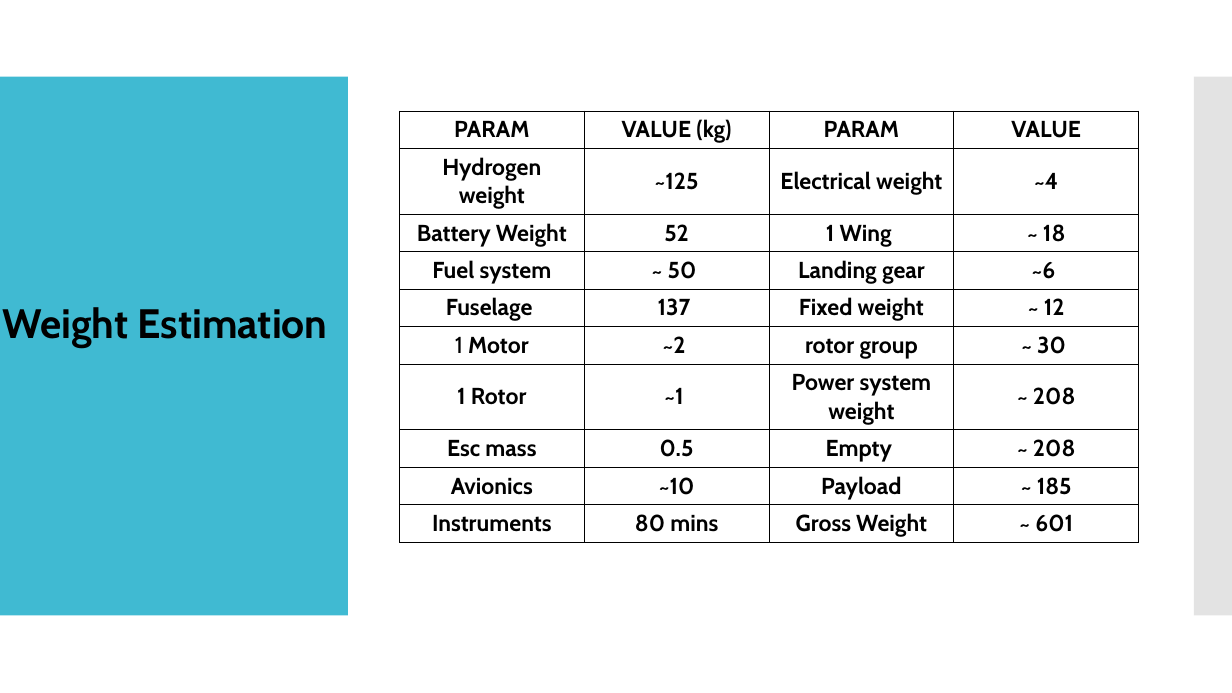
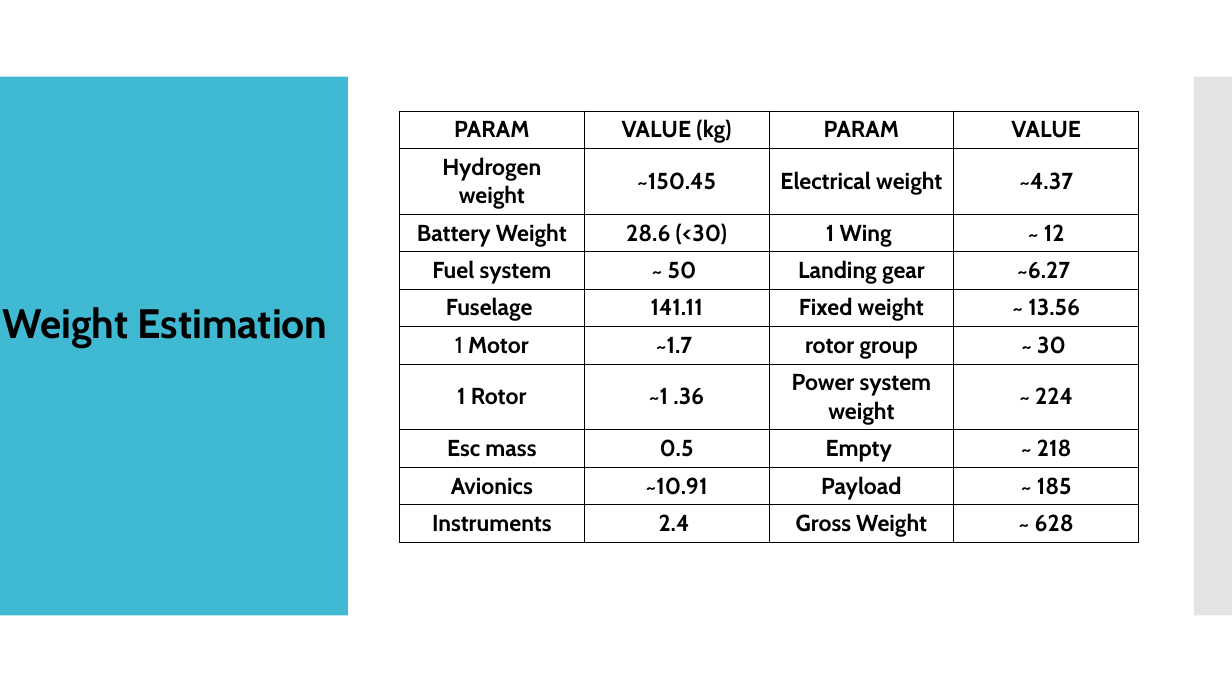
Before and after one commit to s-ritwik/VFS_IIT_KANPUR, a slide deck: slide 28 of BEMT_results/VFS performance validation.pptx. Drawn at 1232x693 pixels with LibreOffice and Linux fonts; fonts in the diff are those of the drawing. Boxes give left, top, right and bottom in pixels: in the first picture for what was removed or moved away, otherwise in the second. Text is boxed around its words. In the diff, an @@ line names an element or a change of style, - is before the commit and + after.

```diff
--- a/BEMT_results/VFS performance validation.pptx
+++ b/BEMT_results/VFS performance validation.pptx
@@ table at [399, 111, 1139, 541] @@
-row 2, column 2: ~125
+row 2, column 2: ~150.45
-row 2, column 4: ~4
+row 2, column 4: ~4.37
-row 3, column 2: 52
+row 3, column 2: 28.6 (<30)
-row 3, column 4: ~ 18
+row 3, column 4: ~ 12
-row 4, column 4: ~6
+row 4, column 4: ~6.27
-row 5, column 2: 137
+row 5, column 2: 141.11
-row 5, column 4: ~ 12
+row 5, column 4: ~ 13.56
-row 6, column 2: ~2
+row 6, column 2: ~1.7
-row 7, column 2: ~1
+row 7, column 2: ~1 .36
-row 7, column 4: ~ 208
+row 7, column 4: ~ 224
-row 8, column 4: ~ 208
+row 8, column 4: ~ 218
-row 9, column 2: ~10
+row 9, column 2: ~10.91
-row 10, column 2: 80 mins
+row 10, column 2: 2.4
-row 10, column 4: ~ 601
+row 10, column 4: ~ 628
```
Also in this commit, not shown: 9 other slides changed, 7 other files.
